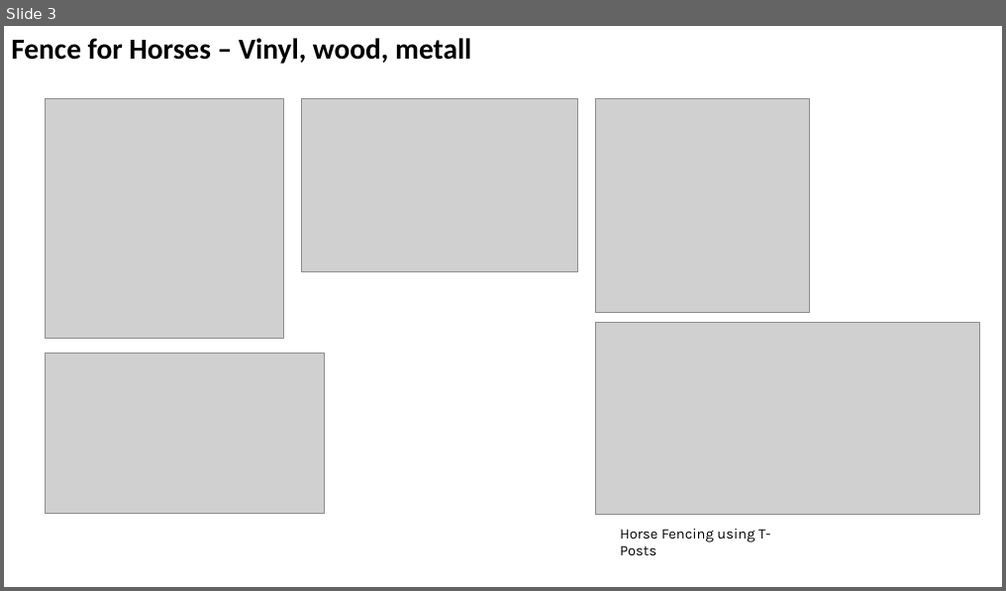
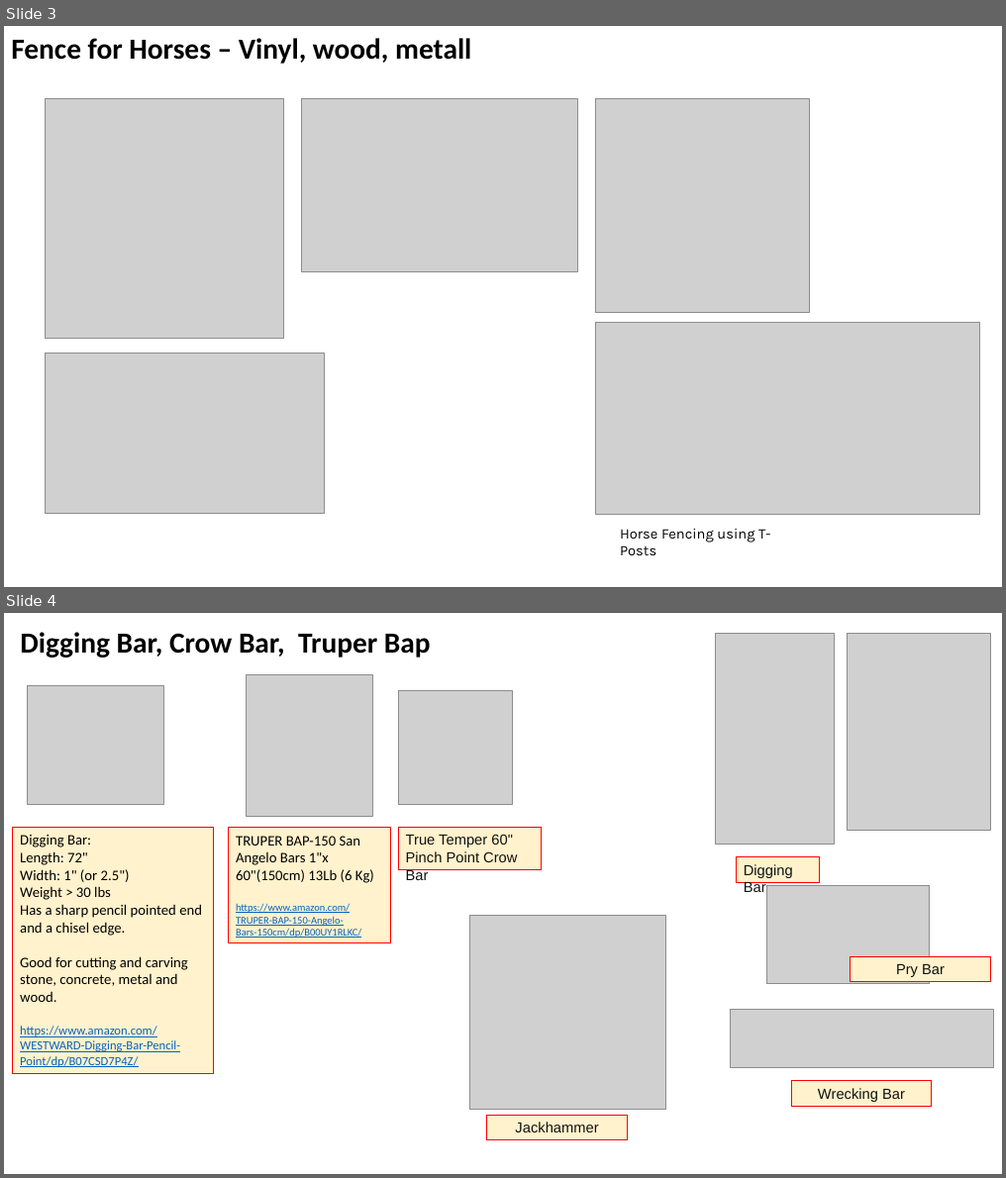
Before and after one commit to lselector/misc_farm, a slide deck: fence.pptx. Shown one above the other, each under a label of ours: slide 3 before the commit, slides 3 and 4 after it. The pictures are 1006x591 and 1006x1178 pixels, drawn with LibreOffice and Linux fonts; fonts in the diff are those of the drawing; grey boxes stand for pictures. Boxes give left, top, right and bottom in pixels: in the first picture for what was removed or moved away, otherwise in the second. Text is boxed around its words. In the diff, an @@ line names an element or a change of style, - is before the commit and + after.

Commit message:
update

```diff
--- a/fence.pptx
+++ b/fence.pptx
@@ slide 4 added at bbox=[4, 613, 1002, 1174], background #FFFFFF @@
@@ text added at bbox=[20, 632, 431, 658], 28 pt, text #000000, bold @@
+Digging Bar, Crow Bar, Truper Bap
@@ picture added at bbox=[715, 633, 835, 845] @@
@@ picture added at bbox=[847, 633, 991, 831] @@
@@ picture added at bbox=[27, 685, 163, 805] @@
@@ picture added at bbox=[246, 674, 373, 816] @@
@@ picture added at bbox=[399, 690, 513, 805] @@
@@ rectangle added at bbox=[13, 827, 214, 1074], fill #FFF2CC, outline #FF0000 0.75 pt, 14 pt, text #000000 @@
+Digging Bar:
+Length: 72"
+Width: 1" (or 2.5")
+Weight > 30 lbs
+Has a sharp pencil pointed end and a chisel edge.
+Good for cutting and carving stone, concrete, metal and wood.
+https://www.amazon.com/WESTWARD-Digging-Bar-Pencil-Point/dp/B07CSD7P4Z/
@@ rectangle added at bbox=[229, 828, 391, 944], fill #FFF2CC, outline #FF0000 0.75 pt, 10 pt, text #0563C1, underline @@
+TRUPER BAP-150 San Angelo Bars 1"x 60"(150cm) 13Lb (6 Kg)
+https://www.amazon.com/TRUPER-BAP-150-Angelo-Bars-150cm/dp/B00UY1RLKC/
@@ rectangle added at bbox=[399, 827, 542, 869], fill #FFF2CC, outline #FF0000 0.75 pt, 14 pt, text #0F1111 @@
+True Temper 60"
+Pinch Point Crow Bar
@@ rectangle added at bbox=[737, 858, 819, 883], fill #FFF2CC, outline #FF0000 0.75 pt, 14 pt, text #0F1111 @@
+Digging Bar
@@ picture added at bbox=[767, 885, 930, 983] @@
@@ picture added at bbox=[469, 916, 665, 1110] @@
@@ rectangle added at bbox=[850, 958, 991, 983], fill #FFF2CC, outline #FF0000 0.75 pt, 14 pt, text #0F1111 @@
+Pry Bar
@@ picture added at bbox=[731, 1009, 993, 1068] @@
@@ rectangle added at bbox=[792, 1081, 933, 1106], fill #FFF2CC, outline #FF0000 0.75 pt, 14 pt, text #0F1111 @@
+Wrecking Bar
@@ rectangle added at bbox=[487, 1115, 628, 1141], fill #FFF2CC, outline #FF0000 0.75 pt, 14 pt, text #0F1111 @@
+Jackhammer
```
